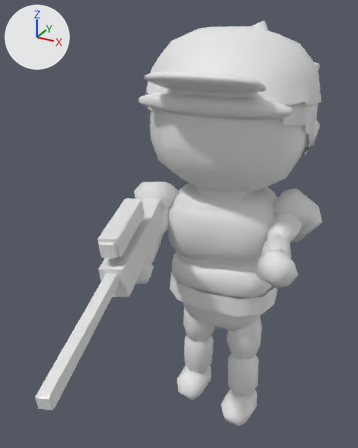
The glTF model models/hero_eagle.glb: old version first, new version second.
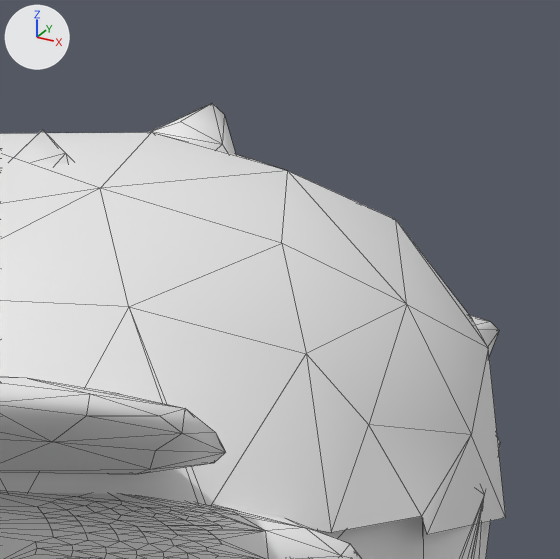
The first picture shows the older version from a 50 mm camera at (0.653, -1.542, 1.525) aimed at (-0.025, -0.31, 0.909). The close-ups show the older and then the newer version on the part from 62% to 93% of the width and 0% to 25% of the height of that picture. Only the edits that show in the close-ups are written down. Every picture has the same lights, and +X, +Y and +Z are marked at upper left. The close-ups show mesh edges as thin lines. Where no turn or scale is listed for an object, it has been applied to the vertices. Vertices at exactly the same position are counted once.

The first close-up shows 'head.hair.26', 'head.hair.27', 'head.hair.29', 'head.hair.35', 'head.human_skin.25', 'head.olive.37', 'head.olive.38'.
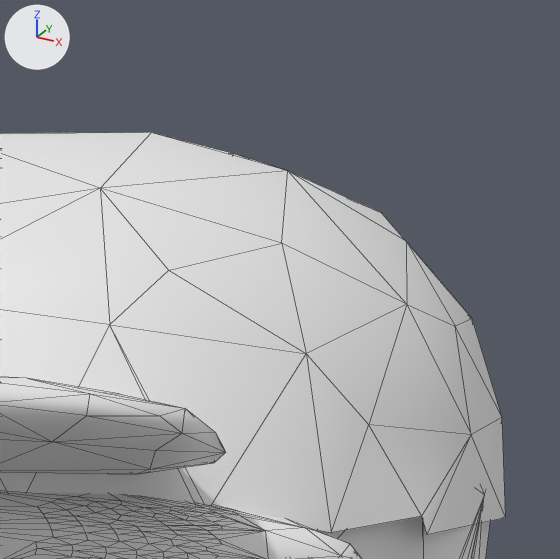
The change, as a diff of the scene's bpy script:
```diff
--- a/models/hero_eagle.glb.py
+++ b/models/hero_eagle.glb.py
@@ me_part_086 @@
 # used by ob_head_olive_37; location = (-0.0004, 0.0137, 1.1973)
-me_part_086.from_pydata(...)  # 67 vertices, 107 faces; spans x -0.286..0.283, y -0.245..0.25, z 0.023..0.272
+me_part_086.from_pydata(...)  # 70 vertices, 113 faces; spans x -0.286..0.283, y -0.245..0.25, z 0.023..0.272
+# me_part_086 part 1
+# 3 vertices are removed from x 0.116..0.257, y -0.181..0.07, z 0.15..0.221
+# 17 faces are deleted
+# 6 vertices are added at (0.129, -0.156, 0.205), (0.21, 0.028, 0.212), (0.174, 0.094, 0.223), (0.109, -0.189, 0.178), (0.264, 0.087, 0.106), (0.251, 0.003, 0.167)
+# 23 new faces join them
 me_part_086.materials.append(mat_olive)
@@ ob_head_hair_27 @@
-ob_head_hair_27 = bpy.data.objects.new('head.hair.27', me_part_076)
-ob_head_hair_27.location = (0.063, 0.0631, 1.4572)
@@ ob_head_hair_35 @@
-ob_head_hair_35 = bpy.data.objects.new('head.hair.35', me_part_084)
-ob_head_hair_35.location = (0.2201, 0.1374, 1.3411)
```

What differs and where, as boxes [x1, y1, x2, y2] in the close-ups (560 x 559 px; the box of a moved part takes in the faces that stretch with it):
'head.hair.27', deleted: before [150, 103, 236, 155]
    faces in mat_hair (white #e7e7e7): [150, 103, 236, 155]
    faces in mat_hair_lo (white #e7e7e7): [153, 122, 227, 152]
'head.hair.35', deleted: before [471, 316, 499, 356]
part 1 of me_part_086, moved or reshaped: before [0, 171, 505, 515]; after [0, 171, 506, 517]
